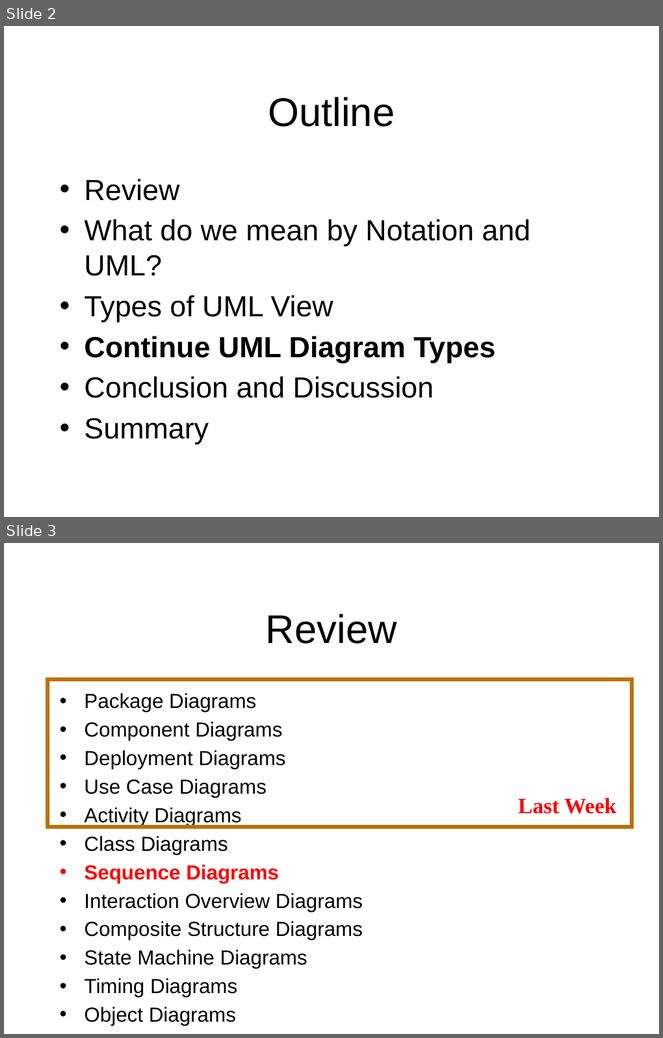
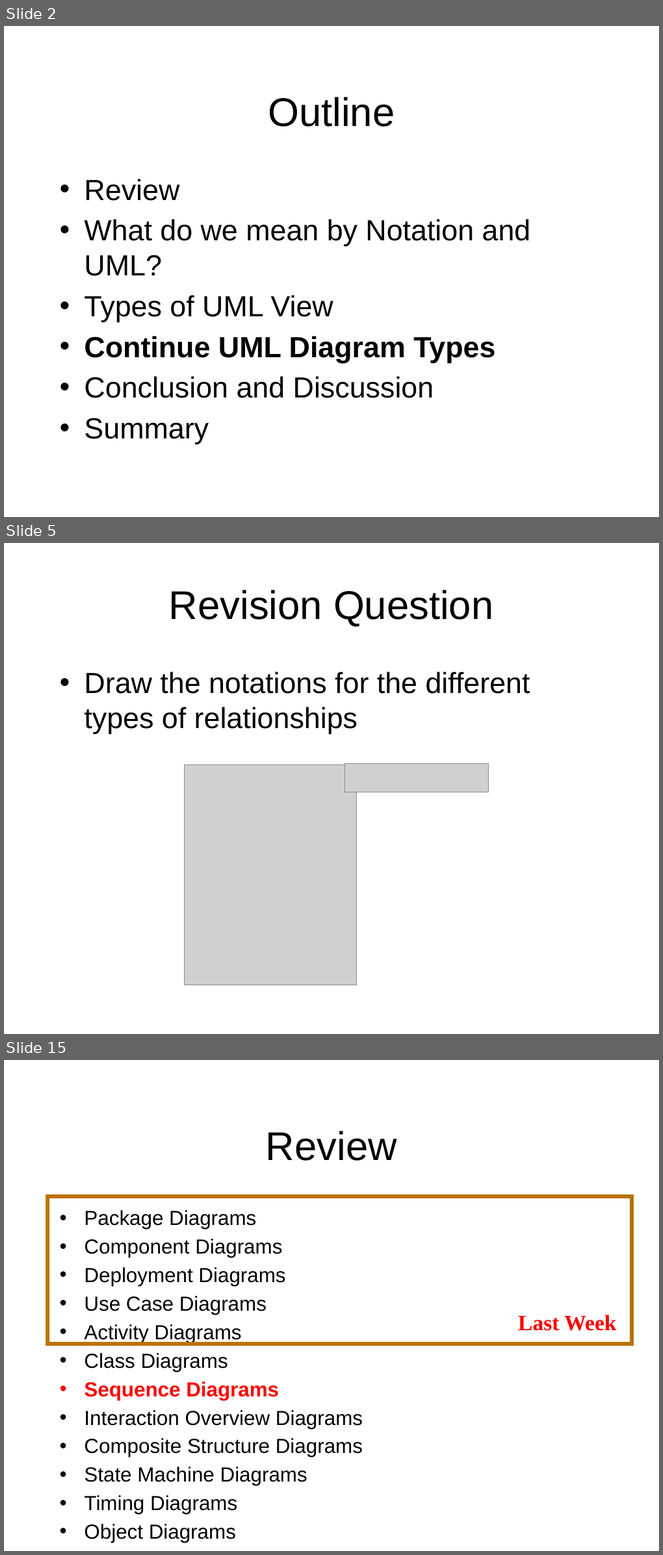
Before and after one commit to octaviordz/zjnu2017.github.io, a slide deck: OOAD/lectures/070--Notation.Part.2.pptx. Shown one above the other, each under a label of ours: slides 2 and 3 before the commit, slides 2, 5 and 15 after it; the slides between them are not shown. The pictures are 663x1038 and 663x1555 pixels, drawn with LibreOffice and Linux fonts; fonts in the diff are those of the drawing; grey boxes stand for pictures. Boxes give left, top, right and bottom in pixels: in the first picture for what was removed or moved away, otherwise in the second. Text is boxed around its words. In the diff, an @@ line names an element or a change of style, - is before the commit and + after.

Commit message:
Notation part 2.

```diff
--- a/OOAD/lectures/070--Notation.Part.2.pptx
+++ b/OOAD/lectures/070--Notation.Part.2.pptx
@@ slide 5 added at <box>4,543,659,1034</box>, background #FFFFFF @@
@@ title added at <box>169,590,493,627</box>, 44 pt, text #000000 @@
+Revision Question
@@ text added at <box>84,672,530,734</box>, 32 pt, text #000000 @@
+• Draw the notations for the different types of relationships
@@ picture added at <box>184,765,356,985</box> @@
@@ picture added at <box>345,764,488,792</box> @@
@@ what was slide 3 is now slide 15 @@
```
Also in this commit, not shown: 11 other slides added.
